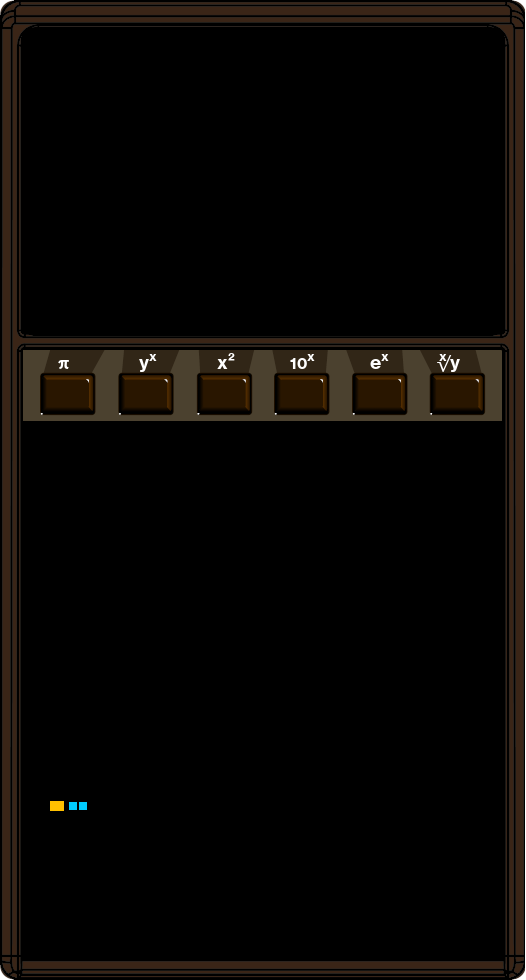
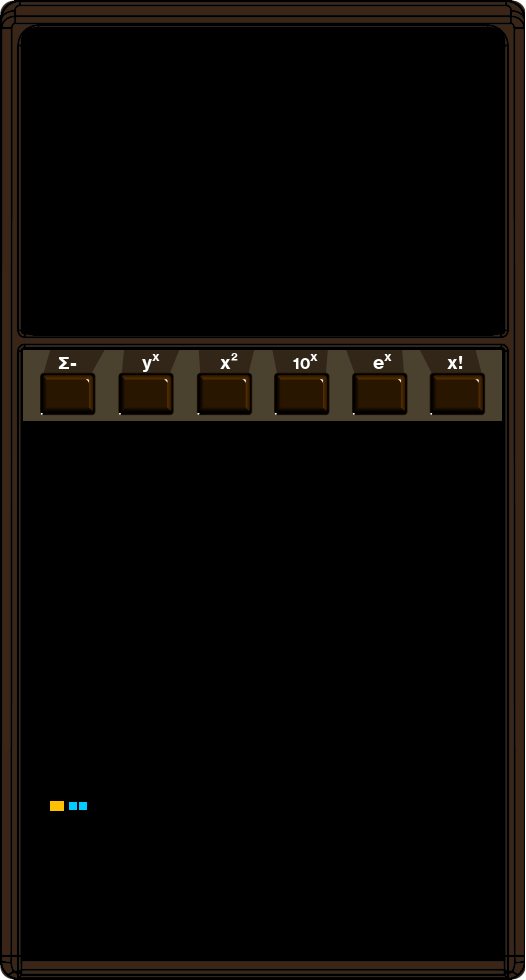
Before/after of a w=526, h=980 layered artwork. What changed in the layer stack:
hid "√", painted on it over [437, 355, 452, 372]
renamed "𝝿 yx x..." to "Σ- yx x...", painted on it over [58, 353, 463, 372]
